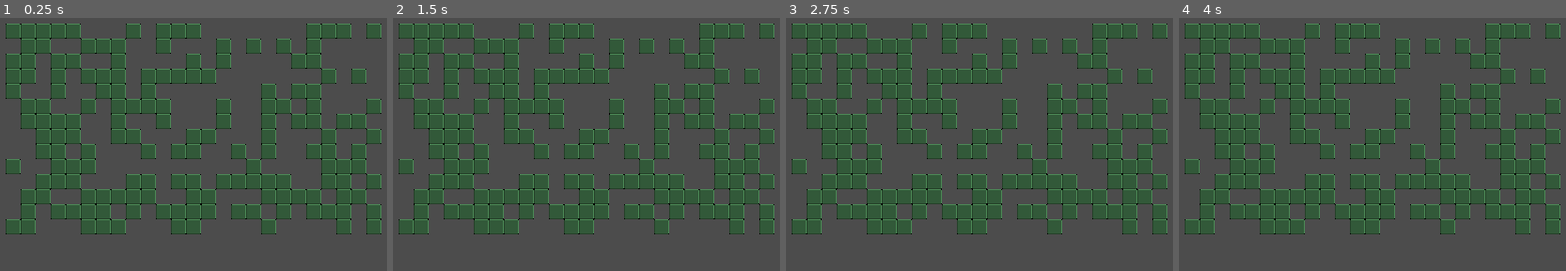
Above: before the commit, frames 1-4 (left to right).
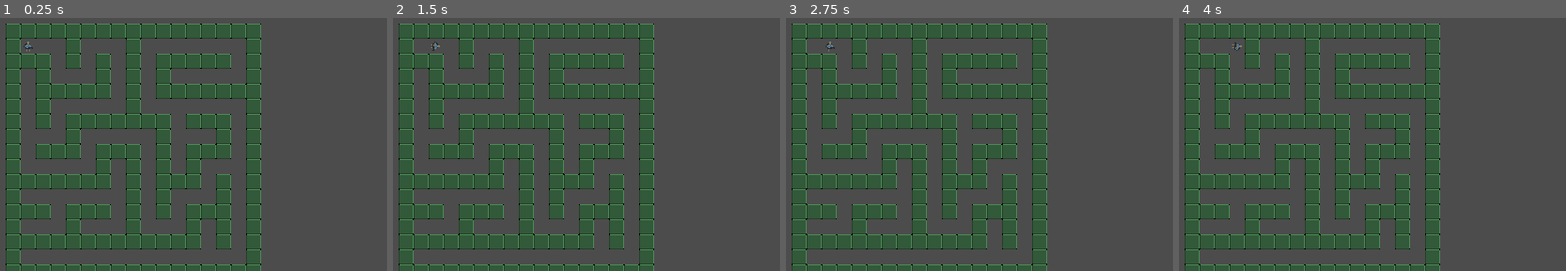
Above: after the commit, the same moments.

Repository: ffekete/WizardOfRogue
Game: Godot game, scene res://Scenes/Game/Main.tscn
Two runs of this game, one before a commit and one after it. Both use one fixed random seed, a clock stepped at 60 frames per second and the inputs below.
Inputs:
- Up to frame 1 (0.25 s): no input
- Up to frame 2 (1.5 s): tap Enter at 0.5 s; hold Right (ui_right) 0.53-1.28 s; hold Down (ui_down) from 1.28 s (still down)
- Up to frame 3 (2.75 s): tap Space at 2 s; release Down (ui_down) at 2.03 s; hold Right (ui_right) from 2.03 s (still down)
- Up to frame 4 (4 s): tap Enter at 2.75 s; release Right (ui_right) at 2.78 s; hold Up (ui_up) 2.78-3.53 s; tap Space at 3.5 s; hold Left (ui_left) from 3.53 s (still down)

The runs differ from the first frame. In frame 1, 48% of the frame differs, in the area x 1-99%, y 2-100%; in frame 2, 48%; in frame 3, 48%; in frame 4, 48%.

Commit message:
maze generator added

Diff:
--- /dev/null
+++ b/Scenes/Game/Floor.tscn
@@ -0,0 +1,5 @@
+[gd_scene format=2]
+
+[node name="Area2D" type="Area2D"]
+
+[node name="AnimatedSprite" type="AnimatedSprite" parent="."]
--- /dev/null
+++ b/Scenes/Game/TileMap.tscn
@@ -0,0 +1,7 @@
+[gd_scene format=2]
+
+[node name="Node2D" type="Node2D"]
+
+[node name="TileMap" type="TileMap" parent="."]
+position = Vector2( 0, 2 )
+format = 1
--- a/Scripts/Game/Main.gd
+++ b/Scripts/Game/Main.gd
@@ -5,40 +5,160 @@
 
 var grid = []
 var tile_size = Global.grid_size
-var player
 
+onready var player = get_node("Player")
 onready var rng = RandomNumberGenerator.new()
+
+var maze_width = 8
+var maze_height = 8
+
+var cell_length = 2
+
+enum Direction {
+	N, S, E, W
+}
+
+func getOpposite(direction) -> int:
+	if(direction == Direction.N):
+		return Direction.S
+	if(direction == Direction.S):
+		return Direction.N
+	if(direction == Direction.E):
+		return Direction.W
+	return Direction.E
+
+func getDxDy(direction) -> Vector2:
+	if(direction == Direction.N):
+		return Vector2(0, -1)
+	if(direction == Direction.S):
+		return Vector2(0, 1)
+	if(direction == Direction.E):
+		return Vector2(1, 0)
+
+	return Vector2(-1, 0)
+
+func get_bit(direction):
+	if(direction == Direction.N):
+		return 1
+	if(direction == Direction.S):
+		return 2
+	if(direction == Direction.E):
+		return 4
+	return 8
 
 # Called when the node enters the scene tree for the first time.
 func _ready():
 	print(get_viewport().get_visible_rect().size)
-	rng.randomize()
-	_randomize()
-	player = get_node("Player")
-	player.start(Vector2(0,0))
 
-func _randomize():
-
-	for i in range(0, 25):
+	# inint maze
+	grid.append([])
+	for i in range(0, maze_width):
 		grid.append([])
-		for j in range(0, 14):
+		for j in range(0, maze_height):
 			grid[i].append(0)
 
-	for i in range(0, 25):
-		for j in range(0, 14):
-			var k = rng.randi() % 2
-			grid[i][j] = k
+	rng.randomize()
+
+	seed(1000)
+
+	_randomize(0, 0)
+	_randomize(maze_width,maze_height)
+
+	display_debug()
+
+	place_walls()
+
+	player.start(Vector2(16, 16))
+
+var x = maze_width
+var y = maze_height
+
+func _randomize(cx, cy):
+
+	var dir = Direction.values()
+	dir.shuffle()
+
+	for direction in dir:
+		var nx = cx + getDxDy(direction).x
+		var ny = cy + getDxDy(direction).y
+
+		if(between(nx, x) && between(ny, y) && grid[nx][ny] == 0):
+			grid[cx][cy] |= get_bit(direction)
+			grid[nx][ny] |= get_bit(getOpposite(direction))
+
+			_randomize(nx, ny)
 
 
-	for i in range(0, 25):
-		for j in range(0, 14):
-
-			if(grid[i][j] == 1):
-				set_wall(i, j)
-
+func between(v, upper) -> bool:
+	return (v >= 0) && (v < upper)
 
 func set_wall(i, j):
 	var tile = CaveTile.instance()
 	tile.position.x = i * 16
 	tile.position.y = j * 16
 	add_child(tile)
+
+
+func place_walls():
+	var last_i
+	var last_j
+	for i in range(maze_height):
+		for j in range(maze_width):
+			# north
+			var x = i * cell_length
+			var y = j * 2
+			last_j = y
+			if((grid[i][j] & 1) == 0):
+
+				for k in range (0, cell_length):
+					set_wall(x + k, y)
+			else:
+				set_wall(x, y)
+
+		set_wall(i, last_j)
+
+		for j in range(maze_width):
+			# west
+			var x = i * cell_length
+			var y = j * 2
+			last_i = x
+			last_j = y
+			if((grid[i][j] & 8) == 0):
+					set_wall(x, y + 1)
+
+			else:
+				pass
+
+	for j in range(0, x * 2):
+		var y = maze_height * 2
+
+		for k in range (0, cell_length):
+			set_wall(j + k, y)
+
+	for j in range(0, y * 2):
+		var x = maze_width * 2
+		set_wall(x, j)
+
+
+func display_debug():
+	for i in range(0, y):
+		for j in range(0, x):
+			if(grid[j][i] & 1 == 0):
+				printraw("+---")
+			else:
+				printraw("+   ")
+
+		print("+")
+
+		for j in range(0, x):
+			if(grid[j][i] & 8 == 0):
+				printraw("|   ")
+			else:
+				printraw("    ")
+
+		print("|")
+
+	for i in range (0, x):
+		printraw("+---")
+
+	print("+")
--- /dev/null
+++ b/iso_roads.tres
@@ -0,0 +1,165 @@
+[gd_resource type="TileSet" load_steps=17 format=2]
+
+[ext_resource path="res://assets/isometric_roads/crossroad.png" type="Texture" id=1]
+[ext_resource path="res://assets/isometric_roads/crossroadNSW.png" type="Texture" id=2]
+[ext_resource path="res://assets/isometric_roads/roadEW.png" type="Texture" id=3]
+[ext_resource path="res://assets/isometric_roads/endW.png" type="Texture" id=4]
+[ext_resource path="res://assets/isometric_roads/roadES.png" type="Texture" id=5]
+[ext_resource path="res://assets/isometric_roads/endS.png" type="Texture" id=6]
+[ext_resource path="res://assets/isometric_roads/endE.png" type="Texture" id=7]
+[ext_resource path="res://assets/isometric_roads/grass.png" type="Texture" id=8]
+[ext_resource path="res://assets/isometric_roads/crossroadNEW.png" type="Texture" id=9]
+[ext_resource path="res://assets/isometric_roads/roadNW.png" type="Texture" id=10]
+[ext_resource path="res://assets/isometric_roads/crossroadNES.png" type="Texture" id=11]
+[ext_resource path="res://assets/isometric_roads/roadNS.png" type="Texture" id=12]
+[ext_resource path="res://assets/isometric_roads/roadNE.png" type="Texture" id=13]
+[ext_resource path="res://assets/isometric_roads/endN.png" type="Texture" id=14]
+[ext_resource path="res://assets/isometric_roads/crossroadESW.png" type="Texture" id=15]
+[ext_resource path="res://assets/isometric_roads/roadSW.png" type="Texture" id=16]
+
+[resource]
+
+0/name = "0"
+0/texture = ExtResource( 1 )
+0/tex_offset = Vector2( 0, 0 )
+0/modulate = Color( 1, 1, 1, 1 )
+0/region = Rect2( 0, 0, 100, 65 )
+0/is_autotile = false
+0/occluder_offset = Vector2( 50, 32.5 )
+0/navigation_offset = Vector2( 50, 32.5 )
+0/shapes = [  ]
+1/name = "1"
+1/texture = ExtResource( 2 )
+1/tex_offset = Vector2( 0, 0 )
+1/modulate = Color( 1, 1, 1, 1 )
+1/region = Rect2( 0, 0, 100, 65 )
+1/is_autotile = false
+1/occluder_offset = Vector2( 50, 32.5 )
+1/navigation_offset = Vector2( 50, 32.5 )
+1/shapes = [  ]
+2/name = "2"
+2/texture = ExtResource( 9 )
+2/tex_offset = Vector2( 0, 0 )
+2/modulate = Color( 1, 1, 1, 1 )
+2/region = Rect2( 0, 0, 100, 65 )
+2/is_autotile = false
+2/occluder_offset = Vector2( 50, 32.5 )
+2/navigation_offset = Vector2( 50, 32.5 )
+2/shapes = [  ]
+3/name = "3"
+3/texture = ExtResource( 10 )
+3/tex_offset = Vector2( 0, 0 )
+3/modulate = Color( 1, 1, 1, 1 )
+3/region = Rect2( 0, 0, 100, 65 )
+3/is_autotile = false
+3/occluder_offset = Vector2( 50, 32.5 )
+3/navigation_offset = Vector2( 50, 32.5 )
+3/shapes = [  ]
+4/name = "4"
+4/texture = ExtResource( 11 )
+4/tex_offset = Vector2( 0, 0 )
+4/modulate = Color( 1, 1, 1, 1 )
+4/region = Rect2( 0, 0, 100, 65 )
+4/is_autotile = false
+4/occluder_offset = Vector2( 50, 32.5 )
+4/navigation_offset = Vector2( 50, 32.5 )
+4/shapes = [  ]
+5/name = "5"
+5/texture = ExtResource( 12 )
+5/tex_offset = Vector2( 0, 0 )
+5/modulate = Color( 1, 1, 1, 1 )
+5/region = Rect2( 0, 0, 100, 65 )
+5/is_autotile = false
+5/occluder_offset = Vector2( 50, 32.5 )
+5/navigation_offset = Vector2( 50, 32.5 )
+5/shapes = [  ]
+6/name = "6"
+6/texture = ExtResource( 13 )
+6/tex_offset = Vector2( 0, 0 )
+6/modulate = Color( 1, 1, 1, 1 )
+6/region = Rect2( 0, 0, 100, 65 )
+6/is_autotile = false
+6/occluder_offset = Vector2( 50, 32.5 )
+6/navigation_offset = Vector2( 50, 32.5 )
+6/shapes = [  ]
+7/name = "7"
+7/texture = ExtResource( 14 )
+7/tex_offset = Vector2( 0, 0 )
+7/modulate = Color( 1, 1, 1, 1 )
+7/region = Rect2( 0, 0, 100, 65 )
+7/is_autotile = false
+7/occluder_offset = Vector2( 50, 32.5 )
+7/navigation_offset = Vector2( 50, 32.5 )
+7/shapes = [  ]
+8/name = "8"
+8/texture = ExtResource( 15 )
+8/tex_offset = Vector2( 0, 0 )
+8/modulate = Color( 1, 1, 1, 1 )
+8/region = Rect2( 0, 0, 100, 65 )
+8/is_autotile = false
+8/occluder_offset = Vector2( 50, 32.5 )
+8/navigation_offset = Vector2( 50, 32.5 )
+8/shapes = [  ]
+9/name = "9"
+9/texture = ExtResource( 16 )
+9/tex_offset = Vector2( 0, 0 )
+9/modulate = Color( 1, 1, 1, 1 )
+9/region = Rect2( 0, 0, 100, 65 )
+9/is_autotile = false
+9/occluder_offset = Vector2( 50, 32.5 )
+9/navigation_offset = Vector2( 50, 32.5 )
+9/shapes = [  ]
+10/name = "10"
+10/texture = ExtResource( 3 )
+10/tex_offset = Vector2( 0, 0 )
+10/modulate = Color( 1, 1, 1, 1 )
+10/region = Rect2( 0, 0, 100, 65 )
+10/is_autotile = false
+10/occluder_offset = Vector2( 50, 32.5 )
+10/navigation_offset = Vector2( 50, 32.5 )
+10/shapes = [  ]
+11/name = "11"
+11/texture = ExtResource( 4 )
+11/tex_offset = Vector2( 0, 0 )
+11/modulate = Color( 1, 1, 1, 1 )
+11/region = Rect2( 0, 0, 100, 65 )
+11/is_autotile = false
+11/occluder_offset = Vector2( 50, 32.5 )
+11/navigation_offset = Vector2( 50, 32.5 )
+11/shapes = [  ]
+12/name = "12"
+12/texture = ExtResource( 5 )
+12/tex_offset = Vector2( 0, 0 )
+12/modulate = Color( 1, 1, 1, 1 )
+12/region = Rect2( 0, 0, 100, 65 )
+12/is_autotile = false
+12/occluder_offset = Vector2( 50, 32.5 )
+12/navigation_offset = Vector2( 50, 32.5 )
+12/shapes = [  ]
+13/name = "13"
+13/texture = ExtResource( 6 )
+13/tex_offset = Vector2( 0, 0 )
+13/modulate = Color( 1, 1, 1, 1 )
+13/region = Rect2( 0, 0, 100, 65 )
+13/is_autotile = false
+13/occluder_offset = Vector2( 50, 32.5 )
+13/navigation_offset = Vector2( 50, 32.5 )
+13/shapes = [  ]
+14/name = "14"
+14/texture = ExtResource( 7 )
+14/tex_offset = Vector2( 0, 0 )
+14/modulate = Color( 1, 1, 1, 1 )
+14/region = Rect2( 0, 0, 100, 65 )
+14/is_autotile = false
+14/occluder_offset = Vector2( 50, 32.5 )
+14/navigation_offset = Vector2( 50, 32.5 )
+14/shapes = [  ]
+15/name = "15"
+15/texture = ExtResource( 8 )
+15/tex_offset = Vector2( 0, 0 )
+15/modulate = Color( 1, 1, 1, 1 )
+15/region = Rect2( 0, 0, 100, 65 )
+15/is_autotile = false
+15/occluder_offset = Vector2( 50, 32.5 )
+15/navigation_offset = Vector2( 50, 32.5 )
+15/shapes = [  ]
--- /dev/null
+++ b/road_tiles.tres
@@ -0,0 +1,3 @@
+[gd_resource type="TileSet" format=2]
+
+[resource]
